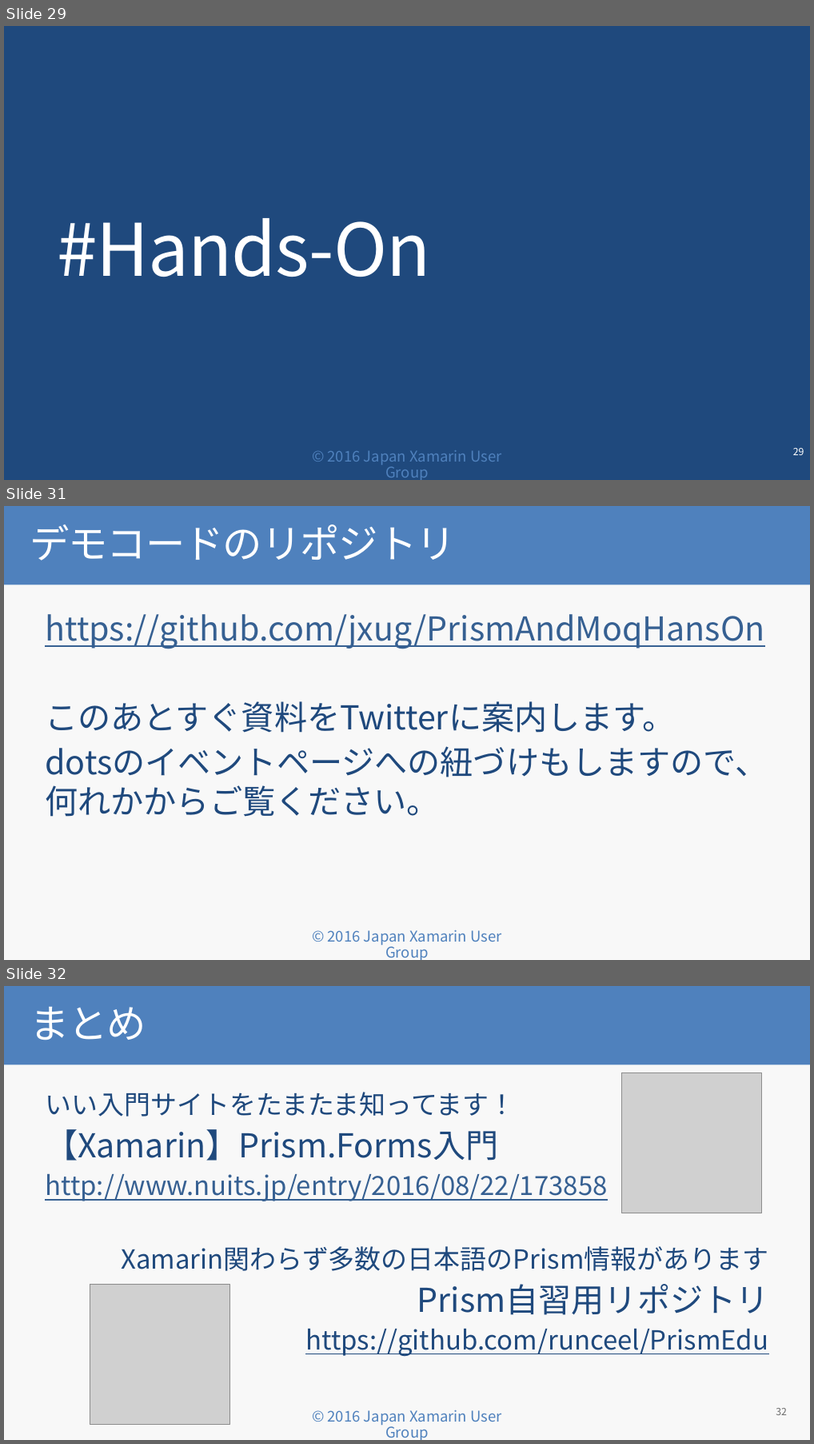
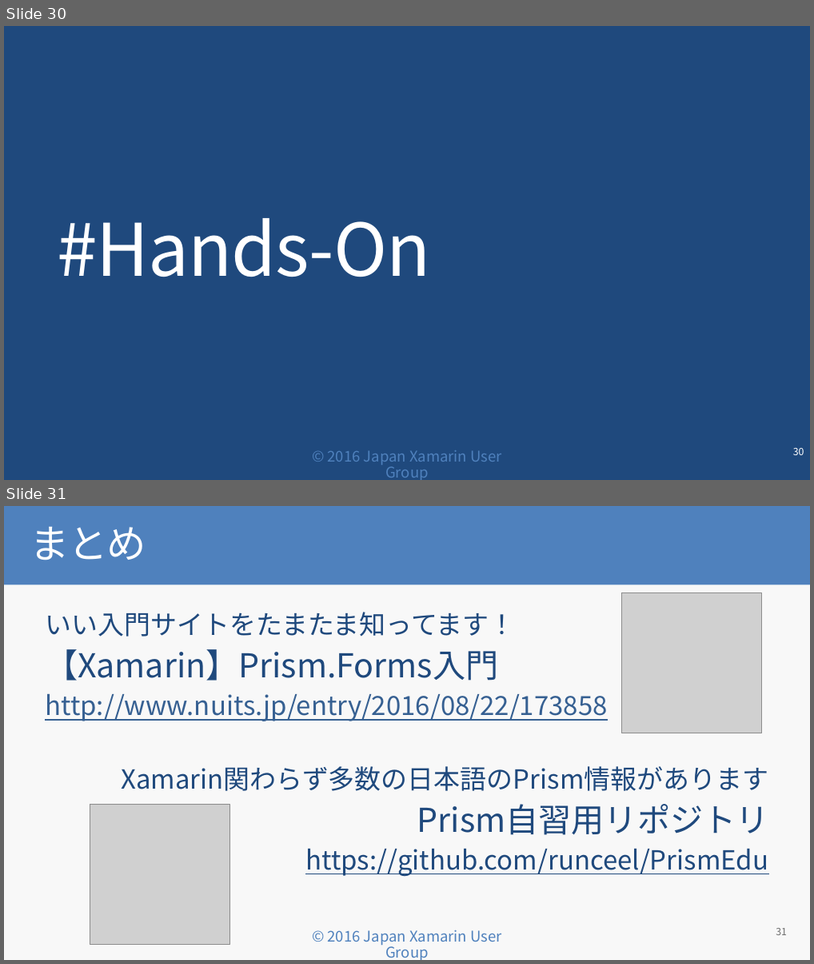
Before and after one commit to jxug/PrismAndMoqHansOn, a slide deck: docs/Why Prism for Xamarin.Forms.pptx. Shown one above the other, each under a label of ours: slides 29, 31 and 32 before the commit, slides 30 and 31 after it; the slides between them are not shown. The pictures are 814x1444 and 814x964 pixels, drawn with LibreOffice and Linux fonts; fonts in the diff are those of the drawing; grey boxes stand for pictures; background and template pictures are left out. Boxes give left, top, right and bottom in pixels: in the first picture for what was removed or moved away, otherwise in the second. Text is boxed around its words. In the diff, an @@ line names an element or a change of style, - is before the commit and + after.

```diff
--- a/docs/Why Prism for Xamarin.Forms.pptx
+++ b/docs/Why Prism for Xamarin.Forms.pptx
@@ slide 31 removed at bbox=[4, 506, 810, 960], background #F8F8F8; not listed: 1 template element that a slide beside it also shows @@
@@ title removed at bbox=[4, 506, 810, 585] @@
-デモコードのリポジトリ
@@ text removed at bbox=[45, 614, 768, 816] @@
-https://github.com/jxug/PrismAndMoqHansOn
-このあとすぐ資料をTwitterに案内します。
-dotsのイベントページへの紐づけもしますので、何れかからご覧ください。
@@ what was slide 29 is now slide 30 @@
@@ page number at bbox=[794, 448, 805, 455]: text changed @@
-29
+30
@@ what was slide 32 is now slide 31 @@
@@ page number at bbox=[776, 928, 787, 935]: text changed @@
-32
+31
```
Also in this commit, not shown: 3 slides changed, 1 slide added, 1 other slide removed, 1 other file.
